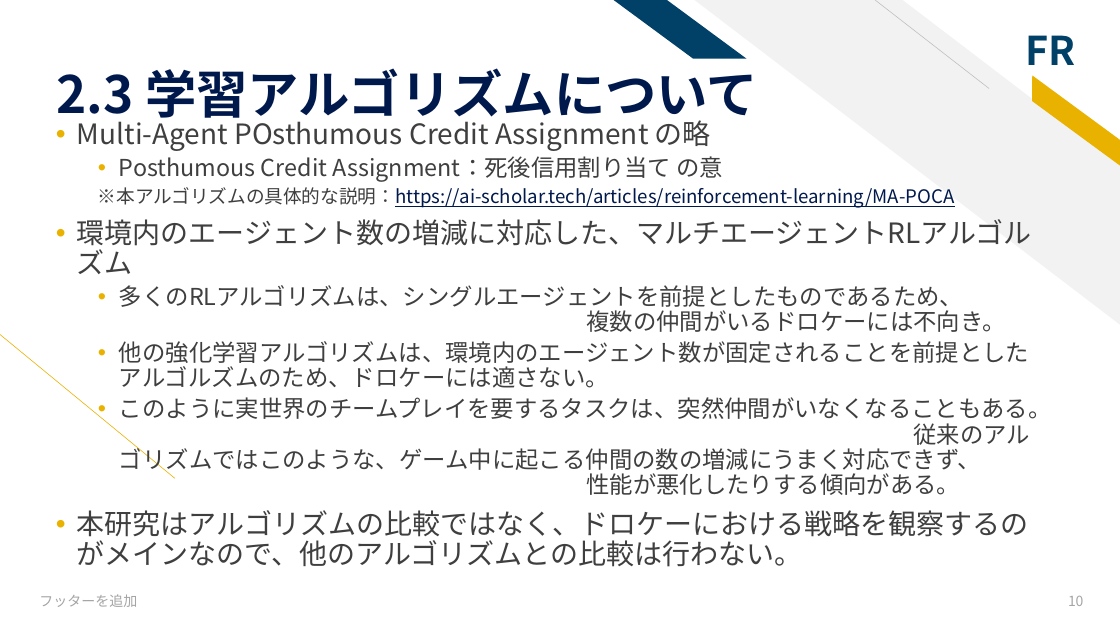
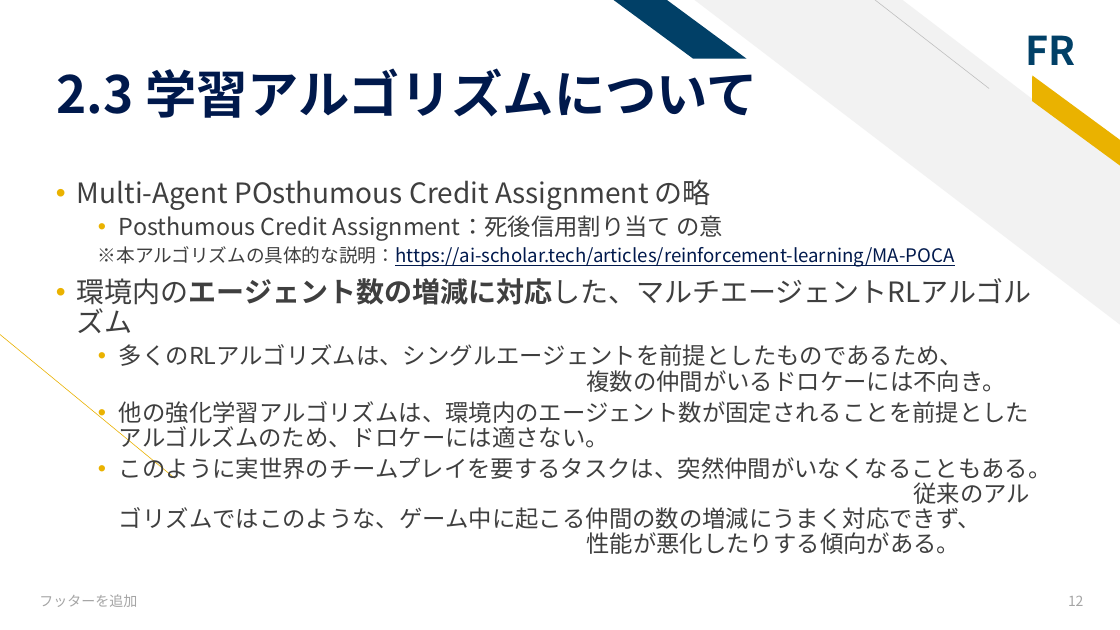
Before and after one commit to tsyu12345/NU-GraduateReport, a slide deck: slide 12 of 卒業研究最終発表.pptx (slide 10 before the commit). Drawn at 1120x630 pixels with LibreOffice and Linux fonts; fonts in the diff are those of the drawing. Boxes give left, top, right and bottom in pixels: in the first picture for what was removed or moved away, otherwise in the second. Text is boxed around its words. In the diff, an @@ line names an element or a change of style, - is before the commit and + after.

```diff
--- a/卒業研究最終発表.pptx
+++ b/卒業研究最終発表.pptx
@@ text at [77,278,1032,310]: bold on in "環境内のエージェント数の増減に対応した、マルチエージェントRLアルゴルズム" @@
@@ text at [77,510,1028,567]: paragraph removed @@
-• 本研究はアルゴリズムの比較ではなく、ドロケーにおける戦略を観察するのがメインなので、他のアルゴリズムとの比較は行わない。
@@ page number at [1068,596,1084,606]: text changed @@
-10
+12
```
Also in this commit, not shown: 4 other slides changed, 4 slides added, 4 other files.
